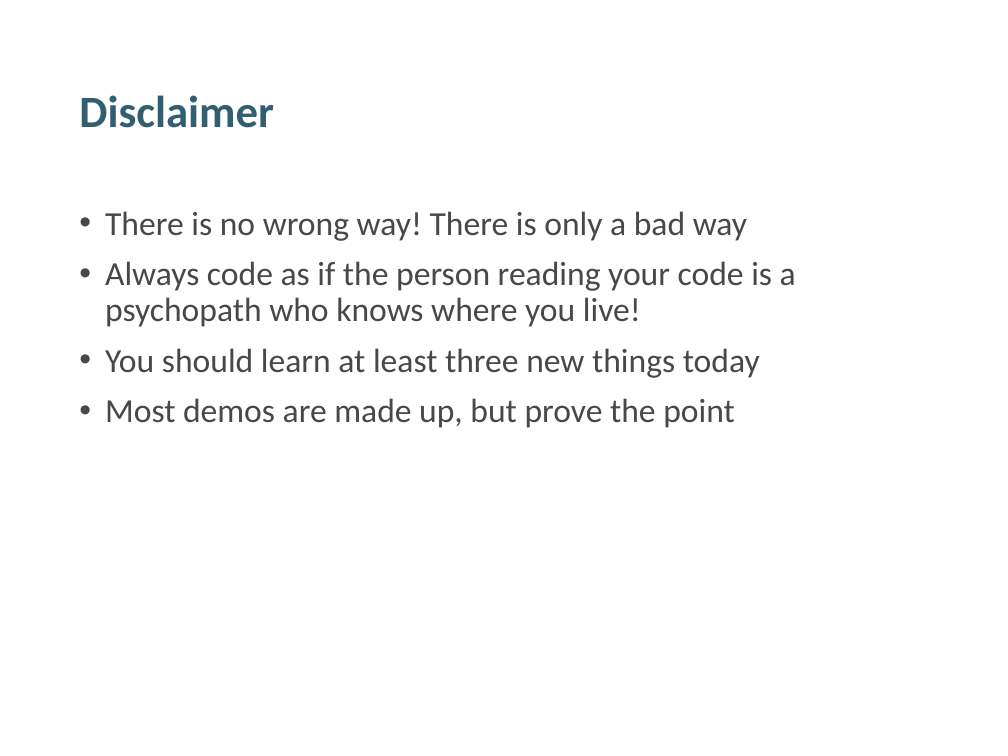
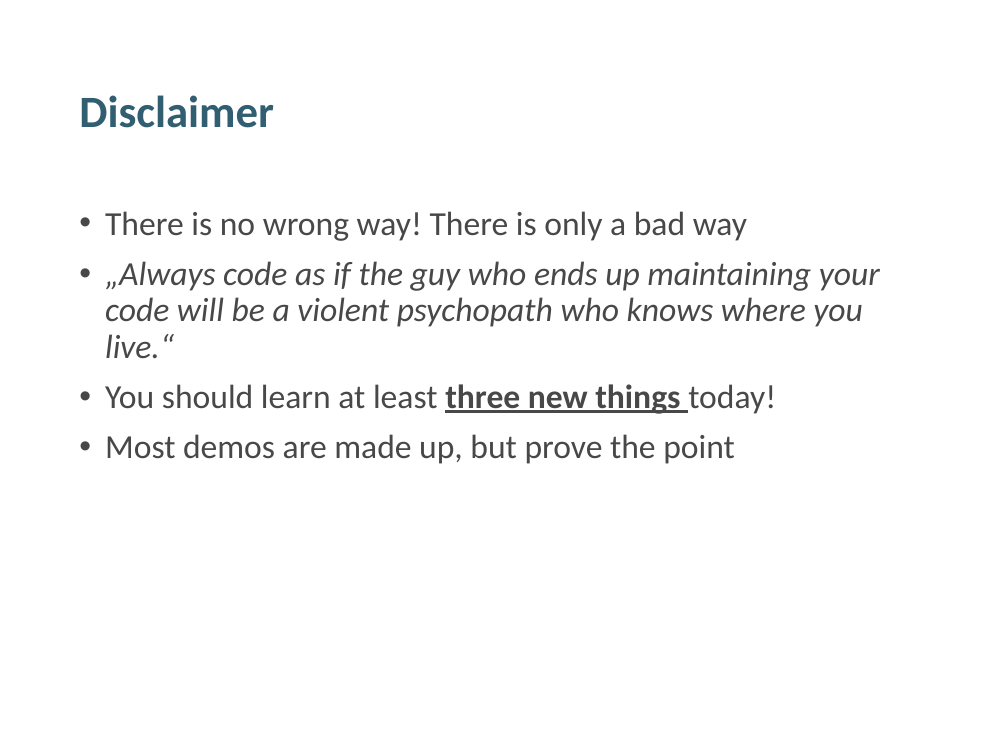
Before and after one commit to tomazgeni/LittleBritain, a slide deck: slide 3 of T-SQL good practices.pptx. Drawn at 1008x756 pixels with LibreOffice and Linux fonts; fonts in the diff are those of the drawing; background and template pictures are left out. Boxes give left, top, right and bottom in pixels: in the first picture for what was removed or moved away, otherwise in the second. Text is boxed around its words. In the diff, an @@ line names an element or a change of style, - is before the commit and + after.

```diff
--- a/T-SQL good practices.pptx
+++ b/T-SQL good practices.pptx
@@ text at [105,261,880,414]: text changed; italic on @@
-• Always code as if the person reading your code is a psychopath who knows where you live!
-• You should learn at least three new things today
+• „Always code as if the guy who ends up maintaining your code will be a violent psychopath who knows where you live.“
+• You should learn at least three new things today!
```
Also in this commit, not shown: 1 slide added.
